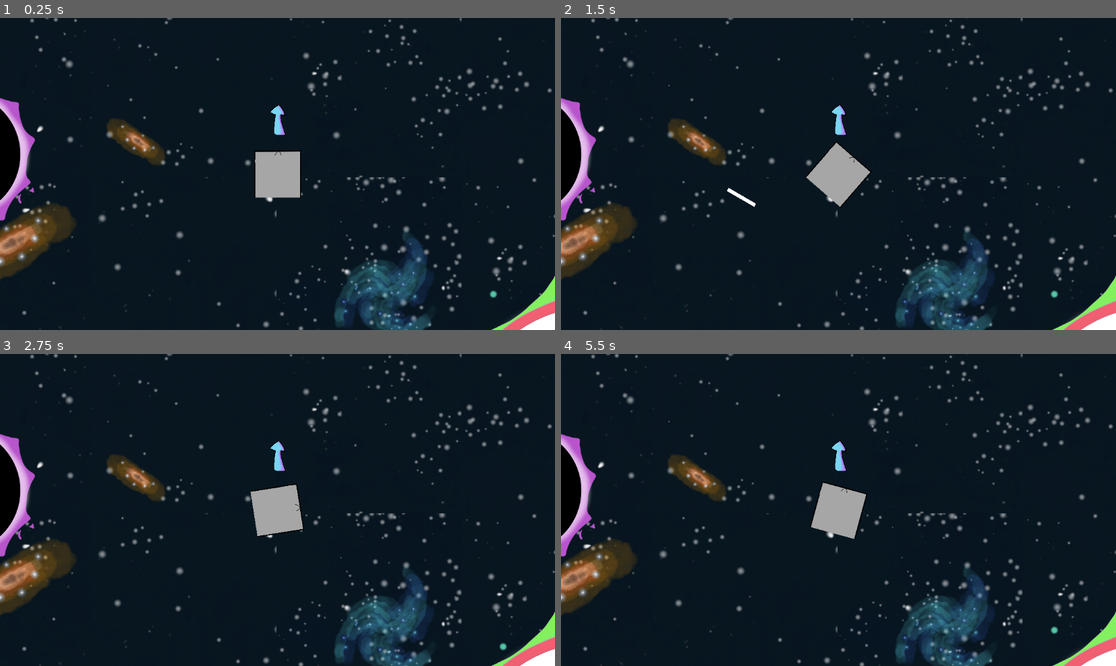
Above: before the commit, frames 1-4 (two rows, left to right).
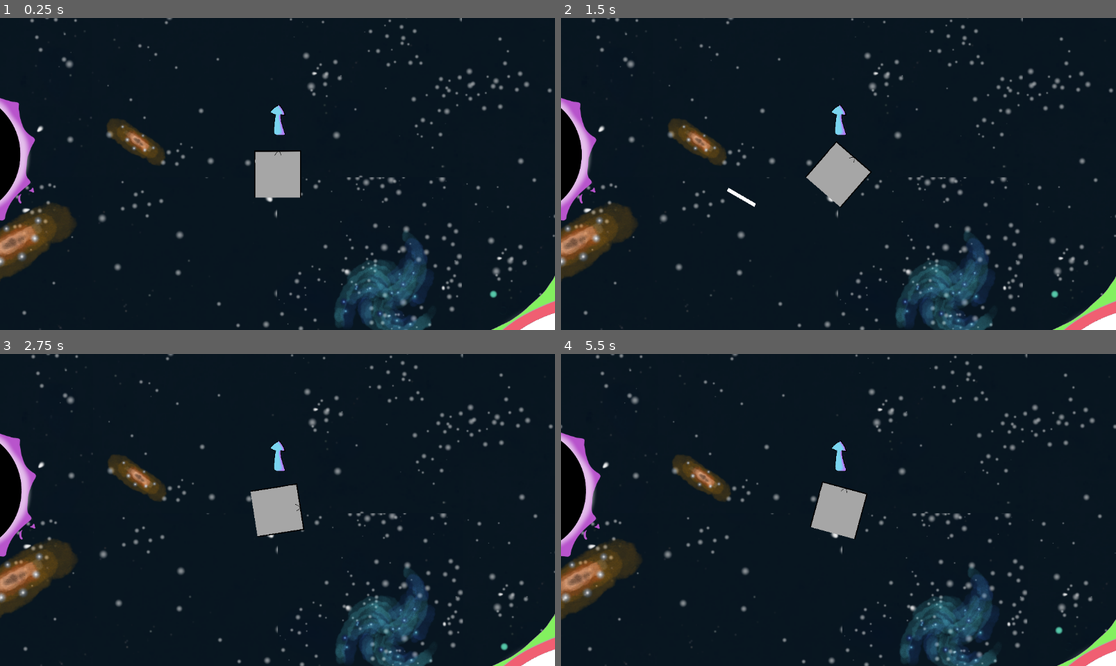
Above: after the commit, the same moments.

Repository: Dolphus2/NordicGameJam2026
Game: Godot game, scene res://scenes/game.tscn
Same seed, same stepped clock (60 frames per second), same inputs: the game is played once before the commit and once after it.
Inputs (mouse positions are in pixels of both pictures, inside the frame that each line leads up to):
- Up to frame 1 (0.25 s): no input
- Up to frame 2 (1.5 s): move the mouse to (960, 158) at 0.52 s; hold E (roll_right) 0.53-1.25 s; click (960, 158) at 0.67 s; drag from (727, 189) to (810, 236) at 1.27 s
- Up to frame 3 (2.75 s): move the mouse to (333, 441) at 2.02 s; hold E (roll_right) from 2.03 s (still down)
- Up to frame 4 (5.5 s): release E (roll_right) at 2.75 s; drag from (810, 572) to (672, 463) at 2.77 s; move the mouse to (1005, 556) at 3.52 s; hold Q (roll_left) 3.53-4.25 s; drag from (672, 463) to (755, 432) at 4.27 s; move the mouse to (866, 510) at 5.02 s; hold Q (roll_left) from 5.03 s (still down); click (866, 510) at 5.17 s

The runs differ from the first frame. In frame 1, less than 0.1% of the frame differs, in the area x 49-84%, y 0-90%; in frame 2, 0.3%; in frame 3, 2.8%; in frame 4, 7.9%, in the area x 0-100%, y 0-100%.

Commit message:
gravity fix

Diff:
--- a/scripts/player.gd
+++ b/scripts/player.gd
@@ -13,9 +13,10 @@
 const PI = 3.141592
 
 # gravitational constant
-const G = 0.0128
+const G = 40.96
 # gravitational power, = 2 if real world
-const alpha = 1.6
+const ALPHA = 1.6
+const SPACE_OBJECT_GRAVITY_NAMES = ["black_hole", "white_hole", "planet", "asteroids", "GoalPlanet"]
 
 const seperation_explosion_scene = preload("res://scenes/seperation_particles.tscn")
 var sep_exp_container := Node2D.new()
@@ -213,9 +214,17 @@
 		var d = pow(diff.x * diff.x + diff.y * diff.y, 0.5) - planet_radius
 		var vec = planet_pos - player_pos
 		var normed_vec = vec / (vec.x * vec.x + vec.y * vec.y + 1e-3)
-		velocity_contribution += G * (planet_radius * planet_radius * PI) / (pow(d, alpha) + 1e-3) * normed_vec
+		velocity_contribution += G * (planet_radius * planet_radius * PI) / (pow(d, ALPHA) + 1e-3) * normed_vec
 
 	return delta * velocity_contribution
+
+func get_gravity_node_names(node, names):
+	for gravity_object in SPACE_OBJECT_GRAVITY_NAMES:
+		if "name" in node && gravity_object in node.name:
+			names.append(node.get_name())
+	for child in node.get_children():
+		get_gravity_node_names(child, names)
+	return names
 
 #### GRAVITY STUFF END ####
 
@@ -232,14 +241,12 @@
 	## print(position)
 
 	############# INITIALIZE AREAS START #############
-	var black_hole_1_radius_center = get_radius_center("black_hole") # name should match what we called it in the game scene
-	var black_hole_2_radius_center = get_radius_center("black_hole2")
-	var white_hole_1_radius_center = get_radius_center("white_hole")
-	var planet_1_radius_center = get_radius_center("planet")
-	var asteroid_1_radius_center = get_radius_center("asteroids")
-	var goal_planet_1_radius_center = get_radius_center("GoalPlanet")
-
-	var rad_cens = [black_hole_1_radius_center, planet_1_radius_center, asteroid_1_radius_center, white_hole_1_radius_center]
+	var rad_cens = []
+	var node_names = get_gravity_node_names(get_tree().root, [])
+	print(node_names)
+	for name in node_names:
+		rad_cens.append(get_radius_center(name))
+
 	############# INITIALIZE AREAS END #############
 
 	var player_position : Vector2 = get_node(".").get_position()
@@ -257,8 +264,6 @@
 		print(ans)
 		print(get_area(points))
 		print("player position: ", player_position)
-		print(black_hole_1_radius_center)
-		print(planet_1_radius_center)
 
 
 		debug_flag = false
Binary file added: assets/explosion_time/frame_000_delay-0.02s.png
Not shown, added: assets/explosion_time/frame_000_delay-0.02s.png.import
Binary file added: assets/explosion_time/frame_001_delay-0.02s.png
Not shown, added: assets/explosion_time/frame_001_delay-0.02s.png.import
Binary file added: assets/explosion_time/frame_002_delay-0.02s.png
Not shown, added: assets/explosion_time/frame_002_delay-0.02s.png.import
Binary file added: assets/explosion_time/frame_003_delay-0.02s.png
Not shown, added: assets/explosion_time/frame_003_delay-0.02s.png.import
Binary file added: assets/explosion_time/frame_004_delay-0.02s.png
Not shown, added: assets/explosion_time/frame_004_delay-0.02s.png.import
Binary file added: assets/explosion_time/frame_005_delay-0.02s.png
Not shown, added: assets/explosion_time/frame_005_delay-0.02s.png.import
(and 188 more such lines)
